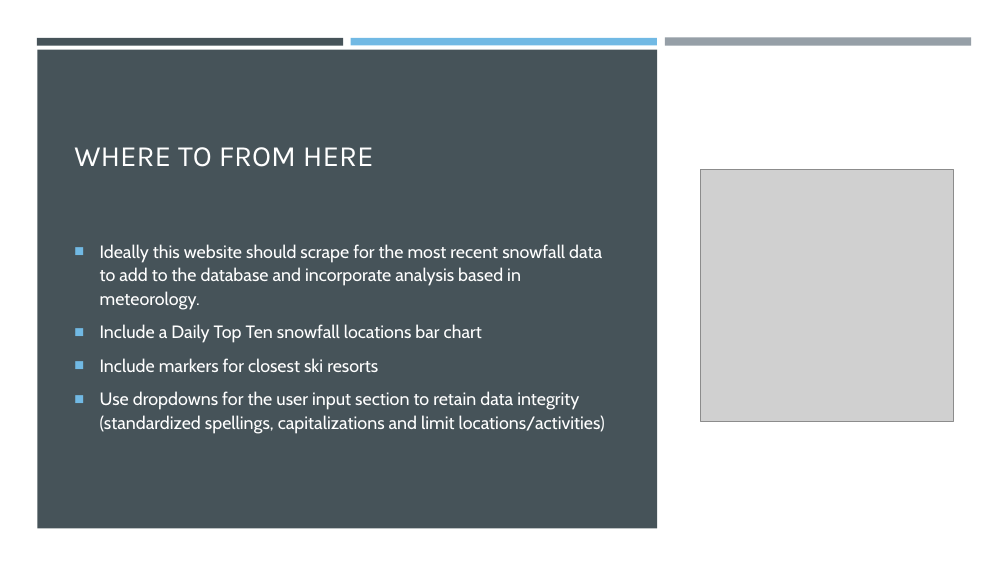
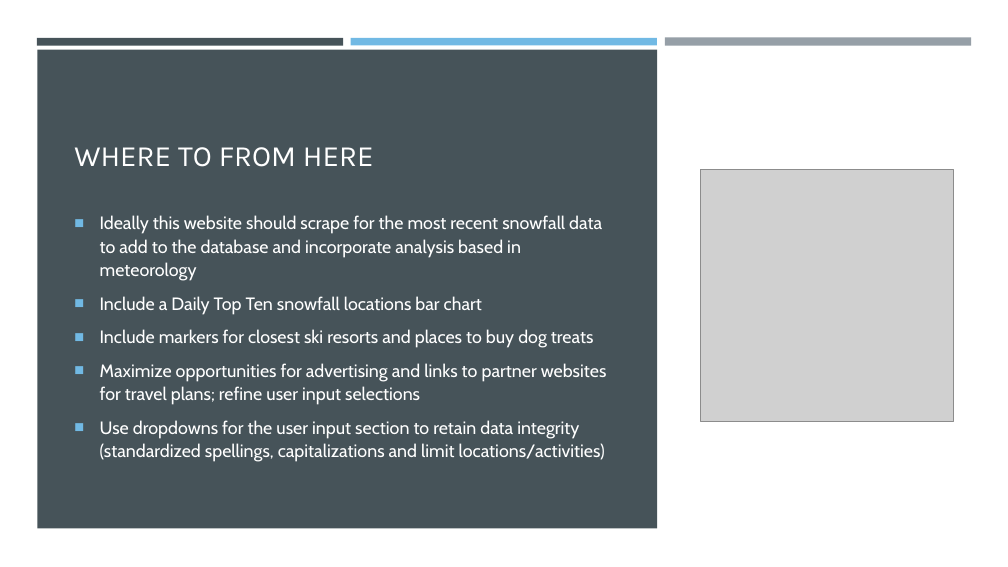
Before and after one commit to MtSopris/Snow_Predictor, a slide deck: slide 10 of POWDERHOUNDS.pptx (slide 9 before the commit). Drawn at 1008x567 pixels with LibreOffice and Linux fonts; fonts in the diff are those of the drawing; grey boxes stand for pictures. Boxes give left, top, right and bottom in pixels: in the first picture for what was removed or moved away, otherwise in the second. Text is boxed around its words. In the diff, an @@ line names an element or a change of style, - is before the commit and + after.

```diff
--- a/POWDERHOUNDS.pptx
+++ b/POWDERHOUNDS.pptx
@@ text at bbox=[100, 215, 602, 281]: text changed @@
-■ Ideally this website should scrape for the most recent snowfall data to add to the database and incorporate analysis based in meteorology.
+■ Ideally this website should scrape for the most recent snowfall data to add to the database and incorporate analysis based in meteorology
@@ text at bbox=[100, 329, 607, 405]: text changed @@
-■ Include markers for closest ski resorts
+■ Include markers for closest ski resorts and places to buy dog treats
+■ Maximize opportunities for advertising and links to partner websites for travel plans; refine user input selections
```
Also in this commit, not shown: 3 other slides changed, 2 slides added, 1 slide removed.
